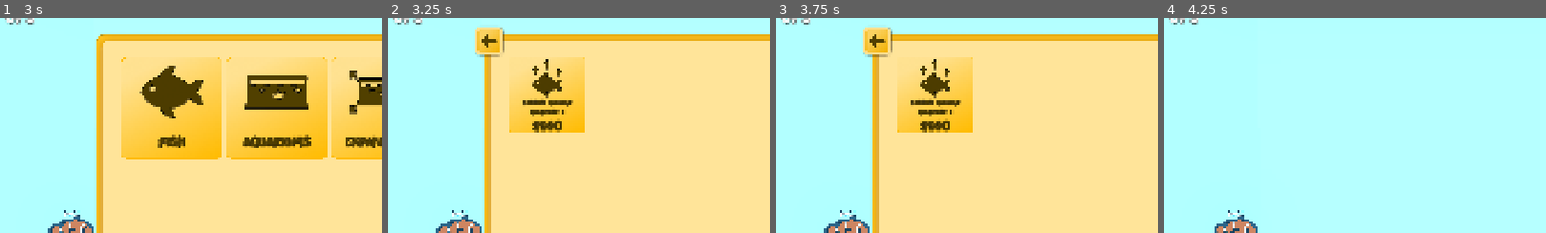
Above: before the commit, frames 1-4 (left to right).
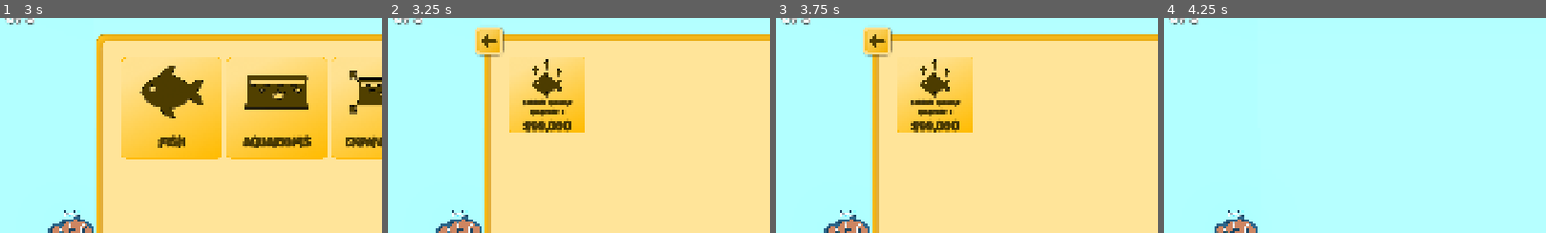
Above: after the commit, the same moments.

Repository: AyyBee123/Fish-Incremental-Game
Game: Godot game, scene res://Scenes/Aquarium/aquarium.tscn
The game is run twice, just before and just after one commit, with the same random seed, the same clock (stepped at 60 frames per second) and the same inputs.
Inputs (mouse positions are % of the whole screen's width and height, from its top left):
- Up to frame 1 (3 s): move the mouse to (72, 45) at 0.52 s; press the mouse at (72, 45) at 0.53 s; tap S (shop) at 0.77, 1.52 s; move the mouse to (30, 55) at 1.27 s; release the mouse at (30, 55) at 1.28 s; hold Escape (back) 1.28-2 s; click (30, 55) at 1.35 s; click "Shop" at 2 s; move the mouse to (60, 28) at 2.77 s; hold Right mouse button (select) from 2.78 s (still down)
- Up to frame 2 (3.25 s): keep holding Right mouse button (select); click (60, 28) at 3.05 s
- Up to frame 3 (3.75 s): move the mouse to (45, 70) at 3.52 s; release Right mouse button (select) at 3.53 s; click (45, 70) at 3.6 s
- Up to frame 4 (4.25 s): tap S (shop) at 3.77 s
The pictures show only the part of the screen within x 0-50%, y 12-62%; the shares and areas given below are measured in that part.

Frame 1 is identical in both runs. In frame 2, 0.4% of the frame differs, in the area x 35-48%, y 46-54%; in frame 3, 0.4%; in frame 4, nothing differs.

Commit message:
minor changes

Diff:
--- a/Resources/Upgrades/passive_income_2.tres
+++ b/Resources/Upgrades/passive_income_2.tres
@@ -1,4 +1,4 @@
-[gd_resource type="Resource" script_class="FishUpgradeResource" format=3 uid="uid://dvlwy0ba5b61q"]
+[gd_resource type="Resource" script_class="UpgradeResource" format=3 uid="uid://dvlwy0ba5b61q"]
 
 [ext_resource type="Script" uid="uid://fb7rj870bqjh" path="res://Scripts/Resources/Upgrades/passive_income_effect.gd" id="1_ncepg"]
 [ext_resource type="Script" uid="uid://ch11dx2xy25xy" path="res://Scripts/Resources/Upgrades/upgrade_resource.gd" id="2_j2wqe"]
@@ -13,6 +13,6 @@
 id = "PI_2"
 upgrade_name = "Passive Income Increase 2"
 description = "Passive Income +2%"
-price = 500.0
+price = 50000.0
 effect = SubResource("Resource_5q2r0")
 metadata/_custom_type_script = "uid://ch11dx2xy25xy"
--- a/Scripts/Resources/Upgrades/chain_click.gd
+++ b/Scripts/Resources/Upgrades/chain_click.gd
@@ -1,7 +1,7 @@
 class_name ChainClickUpgrade
 extends UpgradeEffect
 
-@export var click_percent: float = 0.10
+@export var click_percent: float = 0.1
 
 func apply_on_click(clicked_fish: Fish, fish_manager: FishManager) -> float:
 	var bonus: float = 0.0
